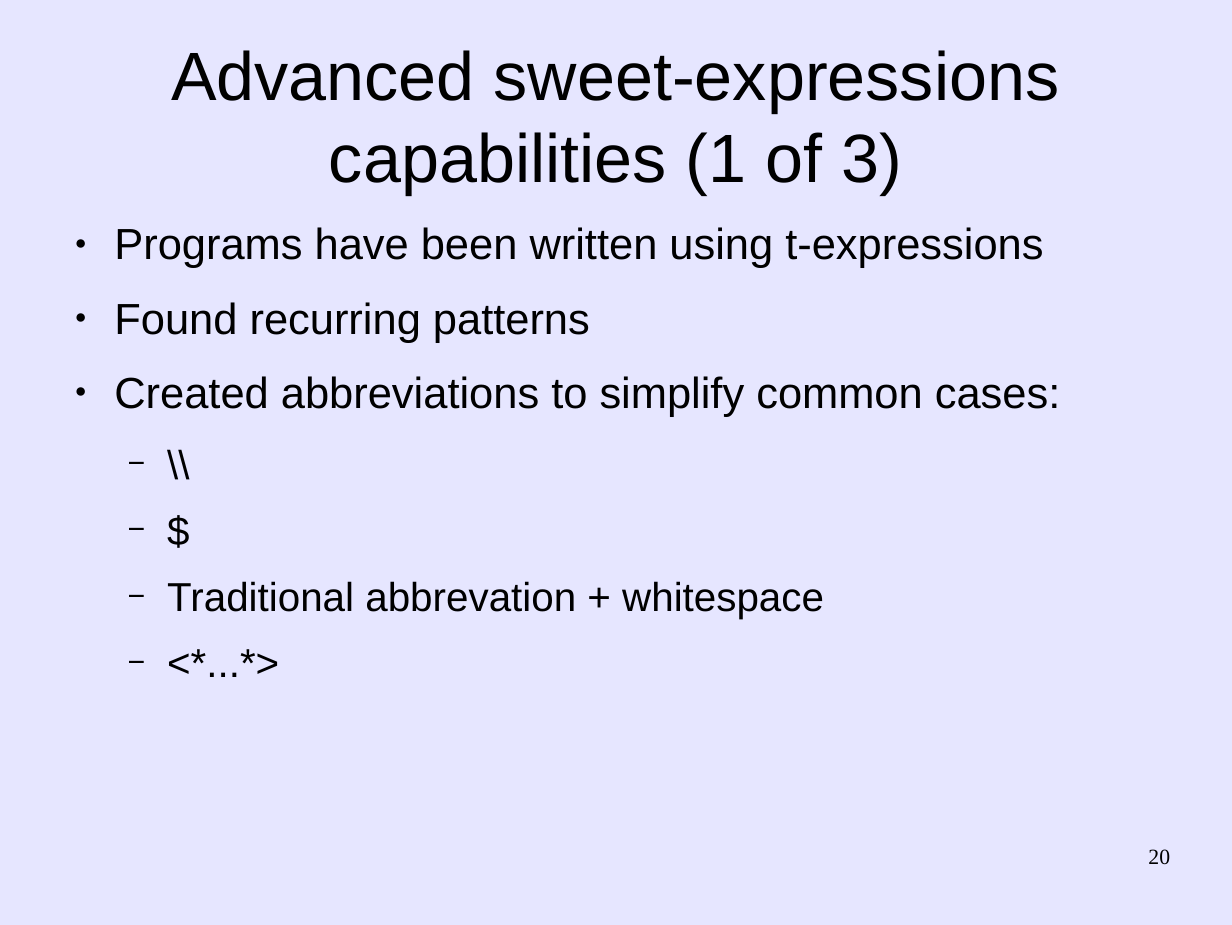
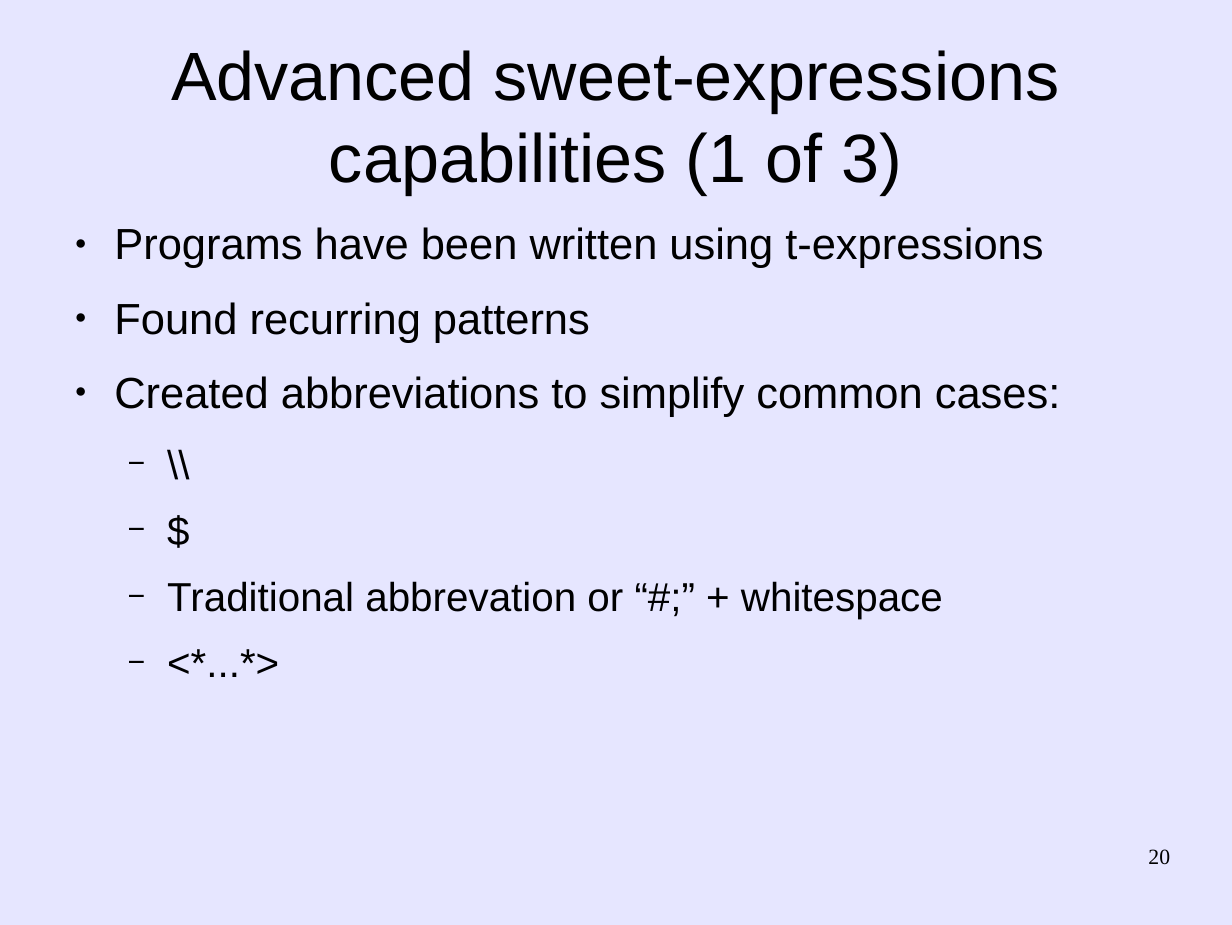
Before and after one commit to martin12333/Readable-Lisp-S-expressions, a slide deck: slide 20 of readable-s-expressions.odp. Drawn at 1232x925 pixels with LibreOffice and Linux fonts; fonts in the diff are those of the drawing. Boxes give left, top, right and bottom in pixels: in the first picture for what was removed or moved away, otherwise in the second. Text is boxed around its words. In the diff, an @@ line names an element or a change of style, - is before the commit and + after.

```diff
--- a/readable-s-expressions.odp
+++ b/readable-s-expressions.odp
@@ text at <box>167,581,943,619</box>: text changed @@
-  − Traditional abbrevation + whitespace
+  − Traditional abbrevation or “#;” + whitespace
```
Also in this commit, not shown: 4 other slides changed.
